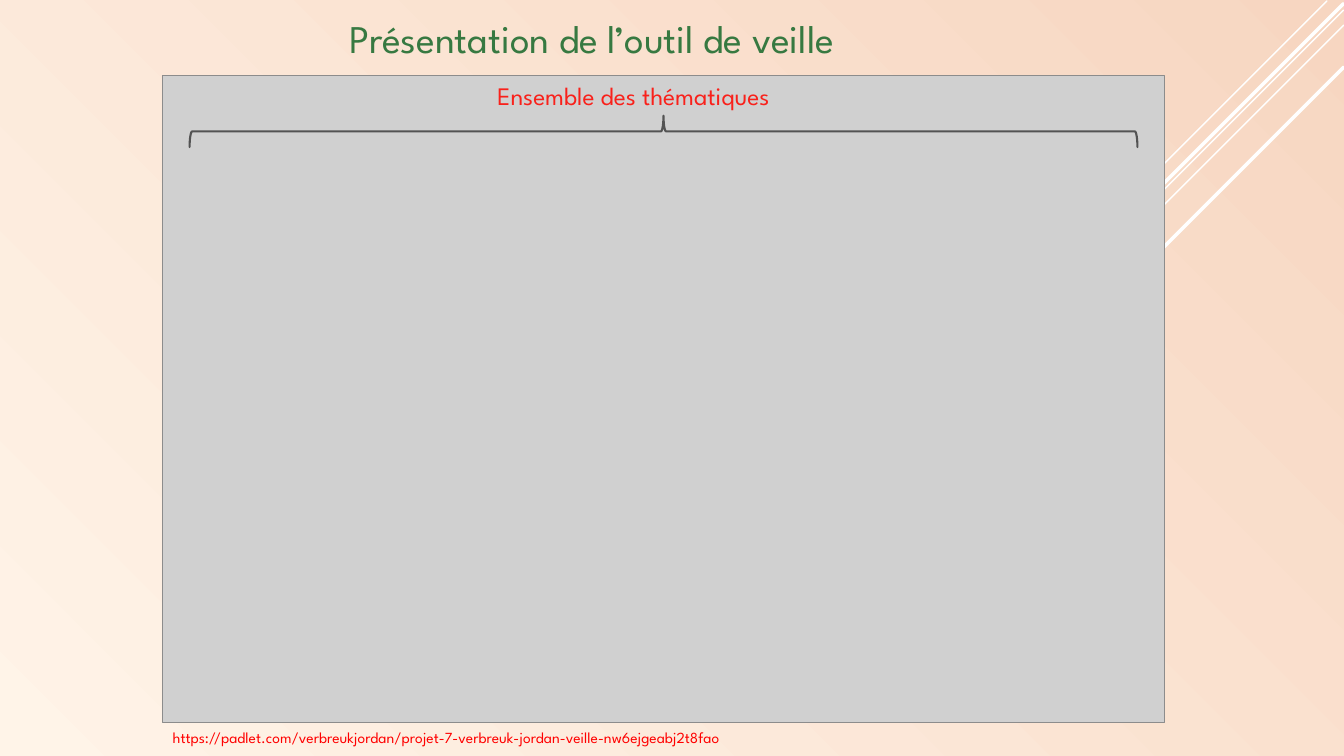
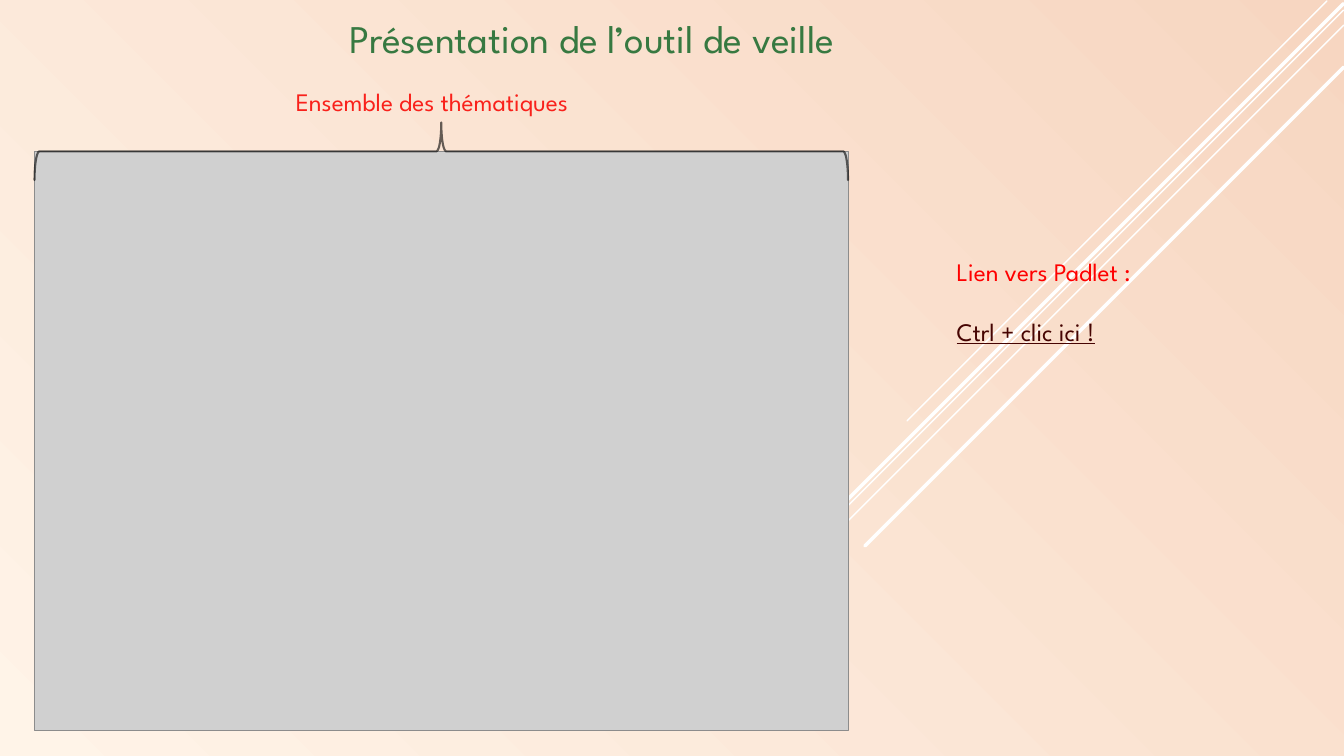
Before and after one commit to JordanKlashi/Projet-7, a slide deck: slide 3 of presentation/Présentation de la veille.pptx. Drawn at 1344x756 pixels with LibreOffice and Linux fonts; fonts in the diff are those of the drawing; grey boxes stand for pictures. Boxes give left, top, right and bottom in pixels: in the first picture for what was removed or moved away, otherwise in the second. Text is boxed around its words. In the diff, an @@ line names an element or a change of style, - is before the commit and + after.

```diff
--- a/presentation/Présentation de la veille.pptx
+++ b/presentation/Présentation de la veille.pptx
@@ text "Ensemble des thématiques": place and size @@
-text "Ensemble des thématiques" at bbox=[497, 87, 769, 111]
+text "Ensemble des thématiques" at bbox=[296, 93, 568, 117]
@@ right brace: place and size @@
-right brace at bbox=[190, 115, 1138, 147]
+right brace at bbox=[34, 123, 848, 180]
@@ picture: place and size @@
-picture at bbox=[162, 76, 1165, 723]
+picture at bbox=[34, 151, 848, 731]
@@ text at bbox=[957, 255, 1118, 350]: text changed; size 11 to 18 pt @@
-https://padlet.com/verbreukjordan/projet-7-verbreuk-jordan-veille-nw6ejgeabj2t8fao
+Lien vers Padlet :
+Ctrl + clic ici !
```
Also in this commit, not shown: 2 other slides changed, 5 other files.
